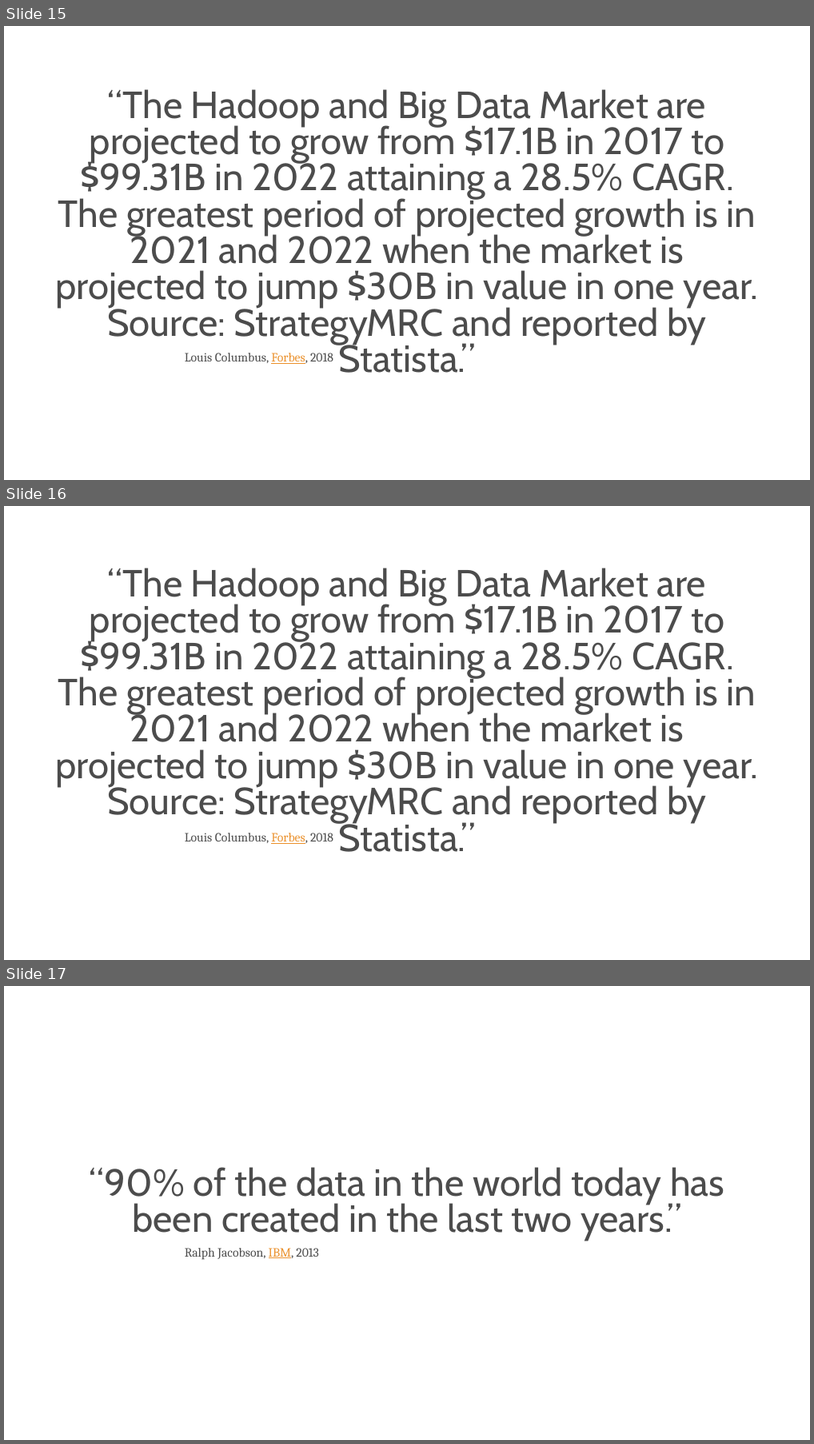
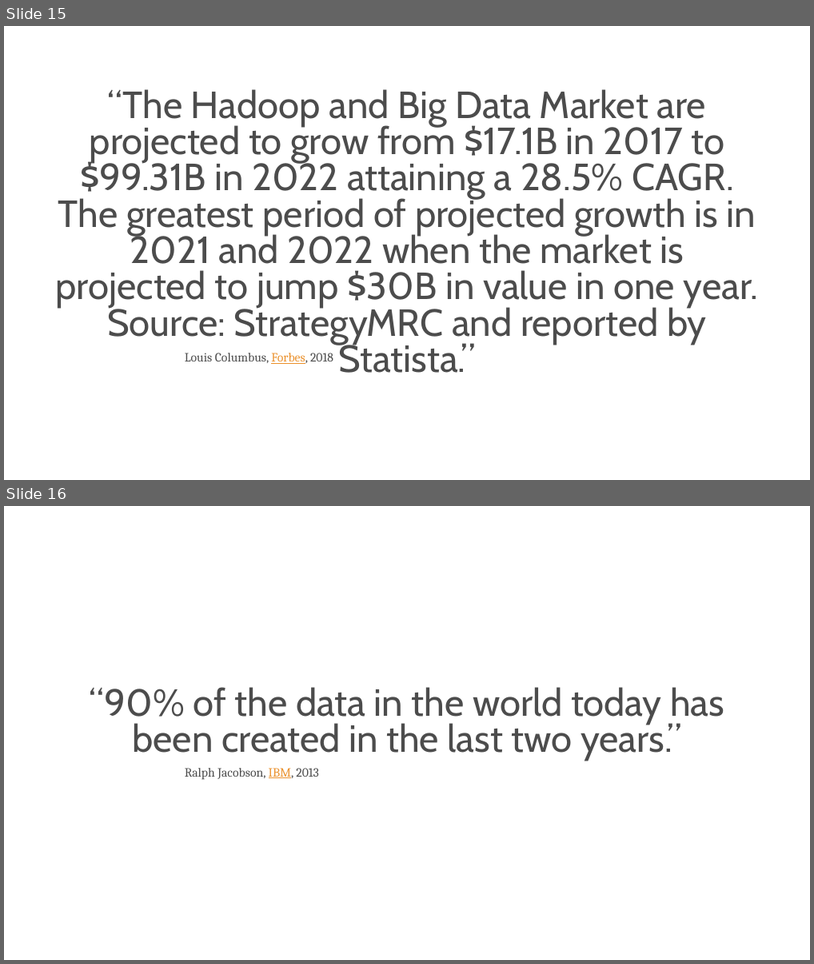
Before and after one commit to s-kyle-reed/data-lecture, a slide deck: lecture.pptx. Shown one above the other, each under a label of ours: slides 15, 16 and 17 before the commit, slides 15 and 16 after it. The pictures are 814x1444 and 814x964 pixels, drawn with LibreOffice and Linux fonts; fonts in the diff are those of the drawing; background and template pictures are left out. Boxes give left, top, right and bottom in pixels: in the first picture for what was removed or moved away, otherwise in the second. Text is boxed around its words. In the diff, an @@ line names an element or a change of style, - is before the commit and + after.

Commit message:
minor fixes

```diff
--- a/lecture.pptx
+++ b/lecture.pptx
@@ slide 16 removed at bbox=[4, 506, 810, 960], background #FFFFFF @@
@@ title removed at bbox=[56, 568, 759, 823] @@
-“The Hadoop and Big Data Market are projected to grow from $17.1B in 2017 to $99.31B in 2022 attaining a 28.5% CAGR. The greatest period of projected growth is in 2021 and 2022 when the market is projected to jump $30B in value in one year. Source: StrategyMRC and reported by Statista.”
@@ text removed at bbox=[185, 832, 334, 844] @@
-Louis Columbus, Forbes, 2018
@@ what was slide 17 is now slide 16 @@
```
